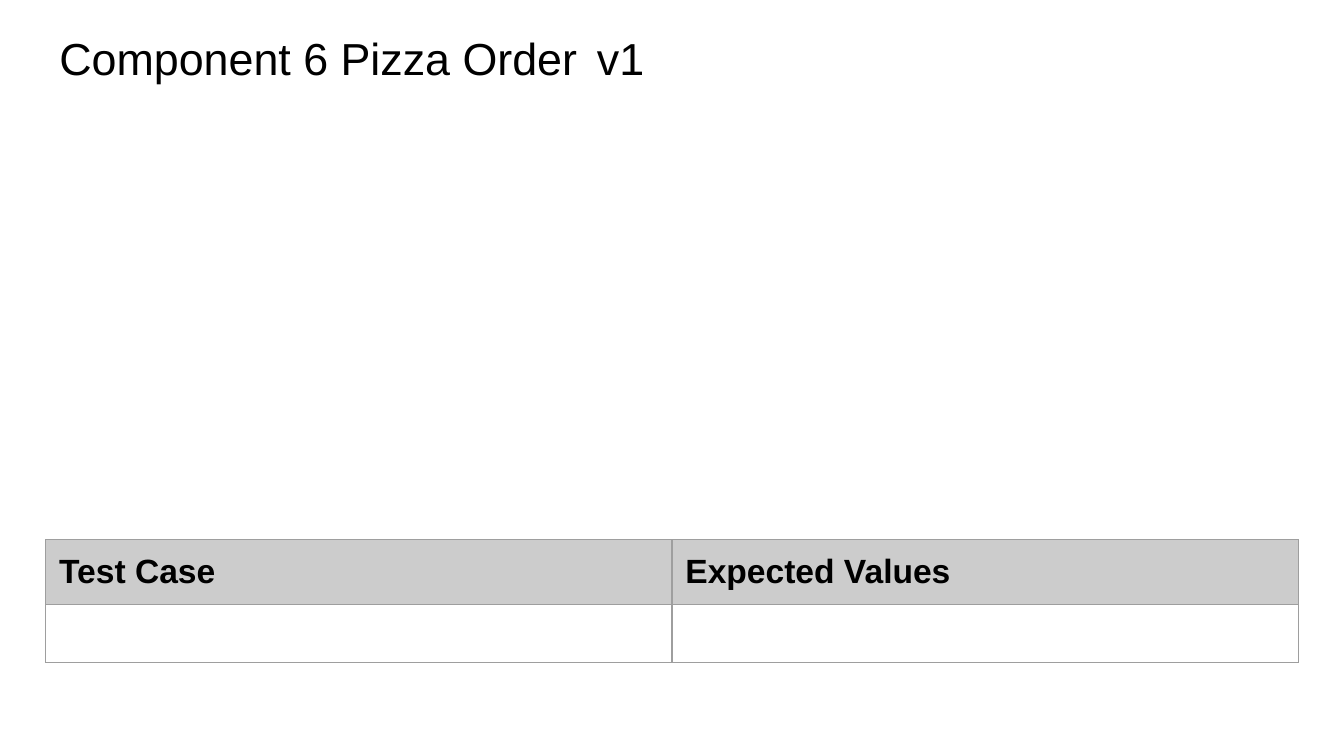
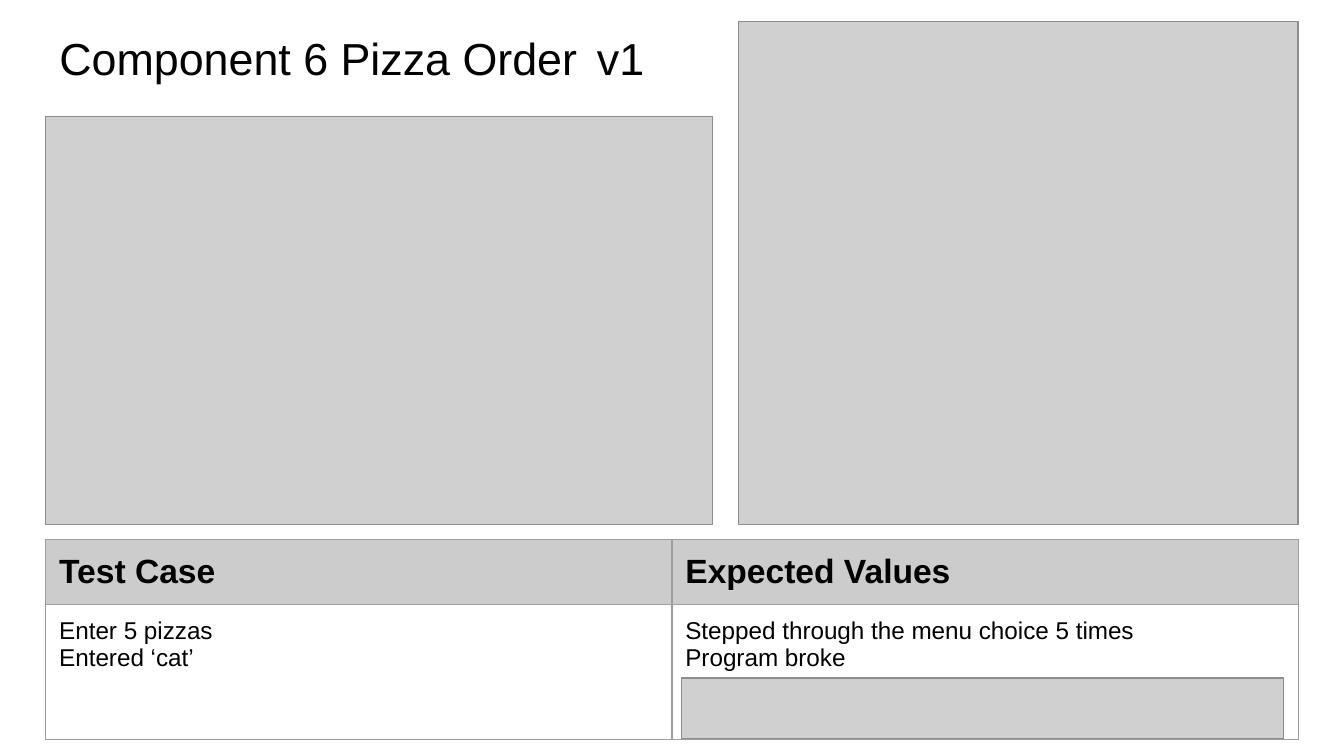
Before and after one commit to danettp/pizza_bot, a slide deck: slide 35 of 022_91893+_+91897+Documentation.pptx. Drawn at 1344x756 pixels with LibreOffice and Linux fonts; fonts in the diff are those of the drawing; grey boxes stand for pictures. Boxes give left, top, right and bottom in pixels: in the first picture for what was removed or moved away, otherwise in the second. Text is boxed around its words. In the diff, an @@ line names an element or a change of style, - is before the commit and + after.

Commit message:
Added validation to number of pizzas
Added validation to number of pizza entry to restrict number to between 1 and 5 and only accept a valid integer.

```diff
--- a/022_91893+_+91897+Documentation.pptx
+++ b/022_91893+_+91897+Documentation.pptx
@@ picture added at (739, 22, 1298, 524) @@
@@ picture added at (46, 117, 712, 524) @@
@@ table at (46, 540, 1298, 751) @@
-row 2, column 1: 
+row 2, column 1: Enter 5 pizzas / Entered ‘cat’
-row 2, column 2: 
+row 2, column 2: Stepped through the menu choice 5 times / Program broke
@@ picture added at (681, 677, 1284, 738) @@
```
Also in this commit, not shown: 1 other file.
